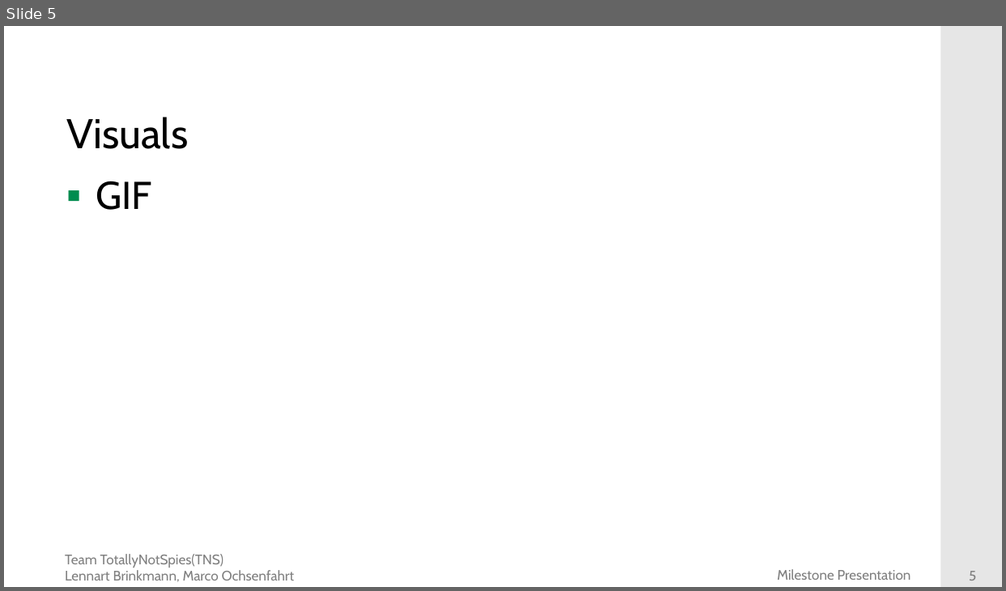
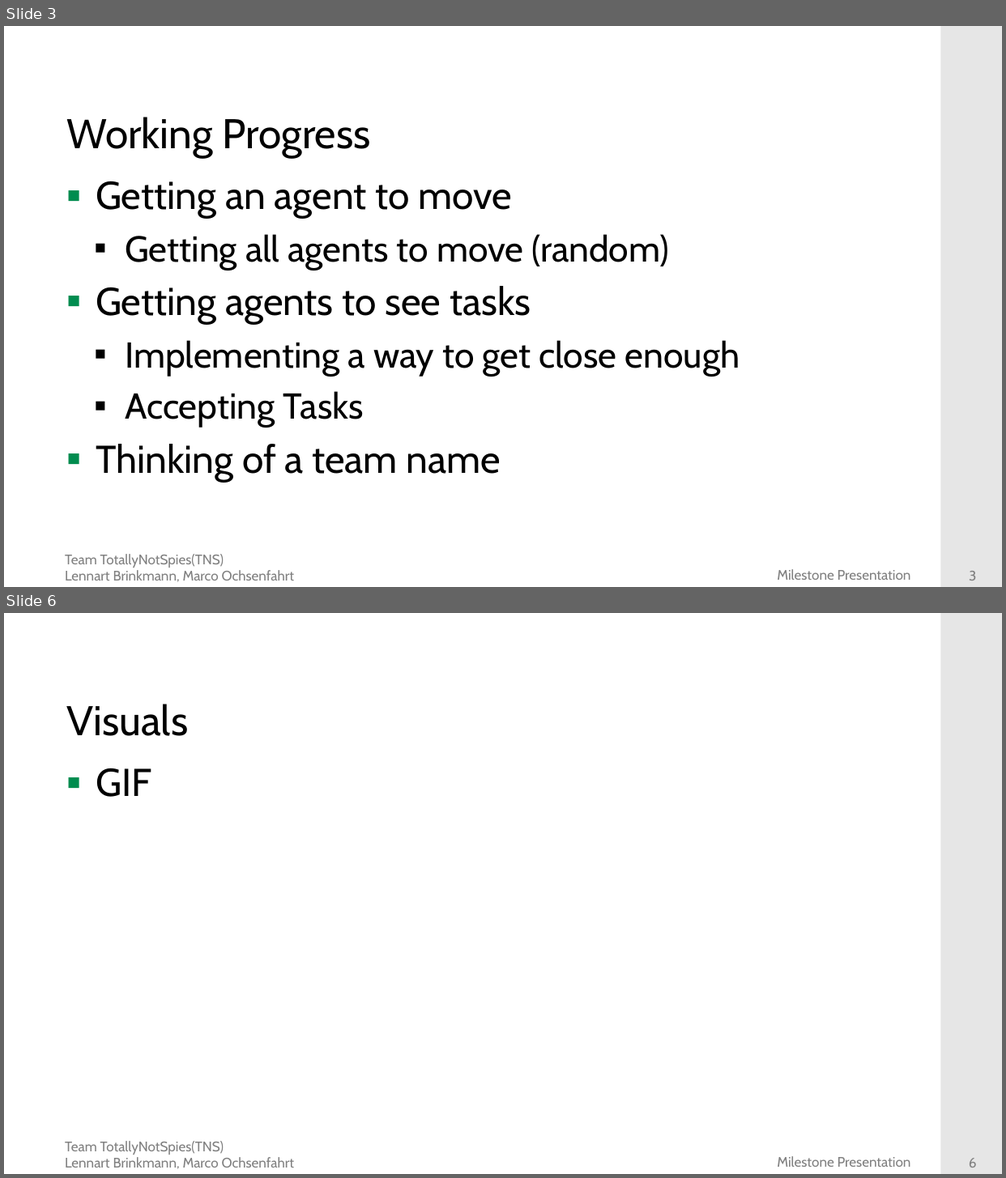
Before and after one commit to DieMango/PiB_Bri_Och, a slide deck: Milestone1 Presentation.pptx. Shown one above the other, each under a label of ours: slide 5 before the commit, slides 3 and 6 after it; the slides between them are not shown. The pictures are 1006x591 and 1006x1178 pixels, drawn with LibreOffice and Linux fonts; fonts in the diff are those of the drawing; background and template pictures are left out. Boxes give left, top, right and bottom in pixels: in the first picture for what was removed or moved away, otherwise in the second. Text is boxed around its words. In the diff, an @@ line names an element or a change of style, - is before the commit and + after.

```diff
--- a/Milestone1 Presentation.pptx
+++ b/Milestone1 Presentation.pptx
@@ slide 3 added at [4, 26, 1002, 587], background #FFFFFF; not listed: 4 template elements that a slide beside it also shows @@
@@ title added at [66, 117, 371, 157], 30 pt, text #000000 @@
+Working Progress
@@ text added at [96, 181, 740, 482], 26 pt, text #000000 @@
+▪ Getting an agent to move
+  ▪ Getting all agents to move (random)
+▪ Getting agents to see tasks
+  ▪ Implementing a way to get close enough
+  ▪ Accepting Tasks
+▪ Thinking of a team name
@@ what was slide 5 is now slide 6 @@
@@ page number at [969, 1158, 977, 1168]: text changed @@
-5
+6
```
Also in this commit, not shown: 4 slides changed, 2 other slides added, 2 slides removed.
